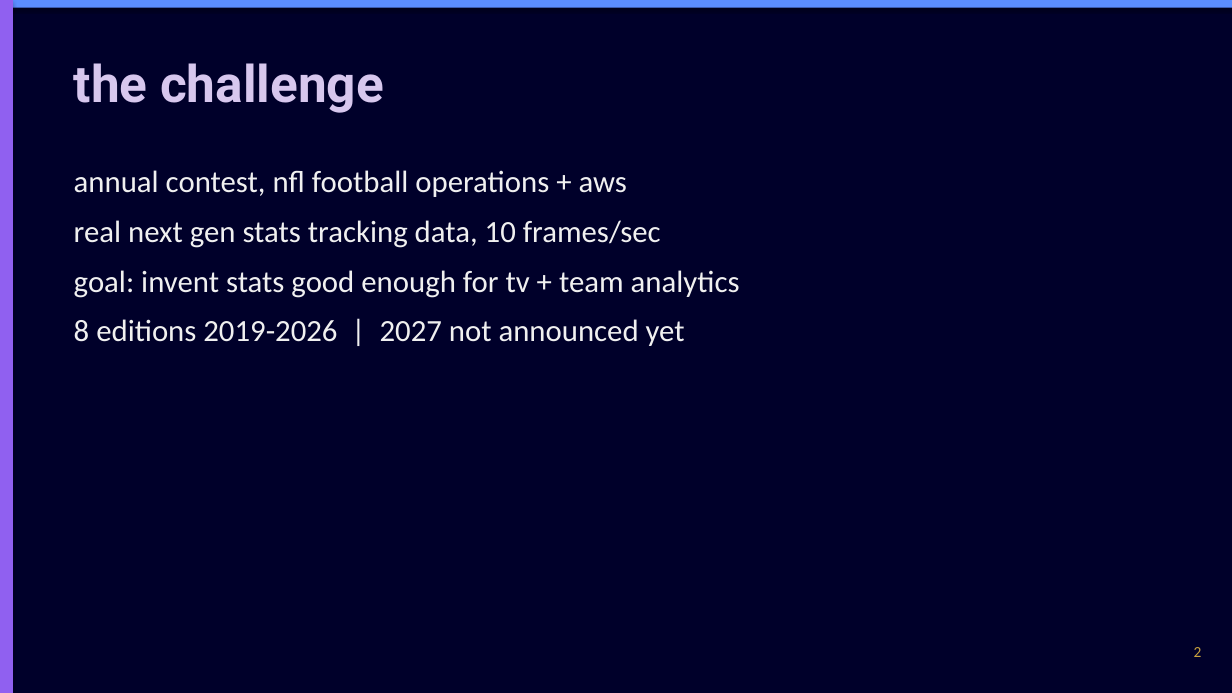
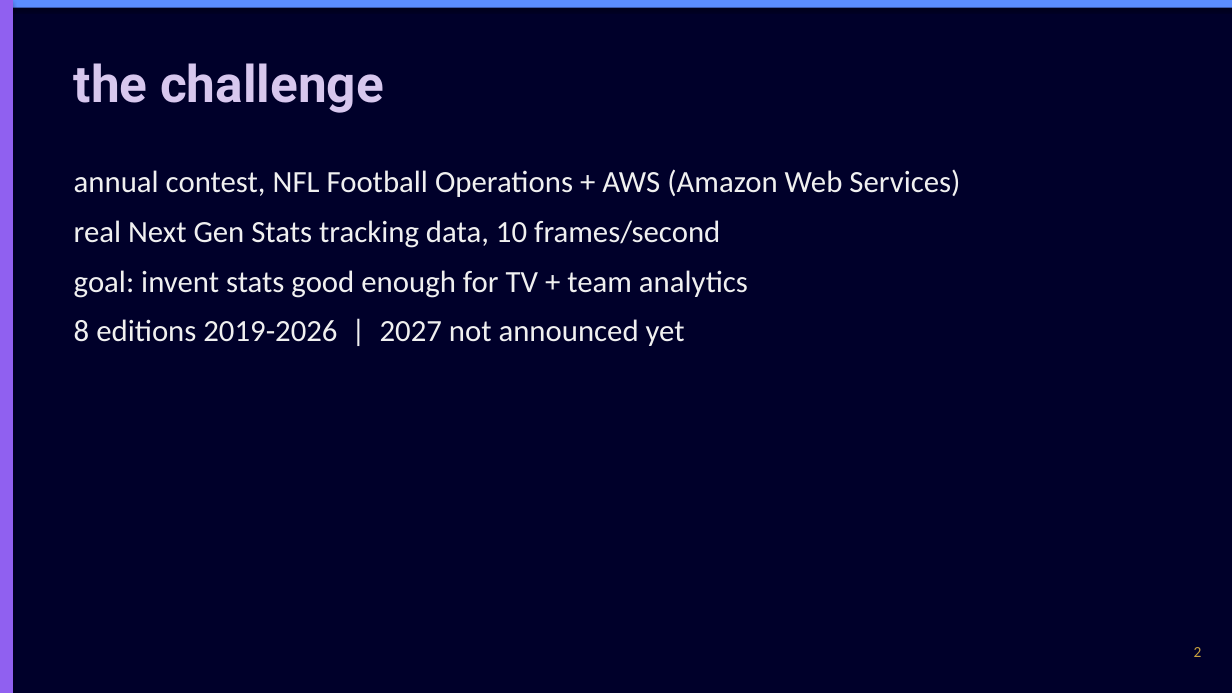
Before and after one commit to chasko-labs/nfl-big-data-bowl-2027, a slide deck: slide 2 of deck/unified.pptx. Drawn at 1232x693 pixels with LibreOffice and Linux fonts; fonts in the diff are those of the drawing. Boxes give left, top, right and bottom in pixels: in the first picture for what was removed or moved away, otherwise in the second. Text is boxed around its words. In the diff, an @@ line names an element or a change of style, - is before the commit and + after.

```diff
--- a/deck/unified.pptx
+++ b/deck/unified.pptx
@@ text at bbox=[74, 169, 960, 298]: text changed @@
-annual contest, nfl football operations + aws
-real next gen stats tracking data, 10 frames/sec
-goal: invent stats good enough for tv + team analytics
+annual contest, NFL Football Operations + AWS (Amazon Web Services)
+real Next Gen Stats tracking data, 10 frames/second
+goal: invent stats good enough for TV + team analytics
```
Also in this commit, not shown: 14 other slides changed.
